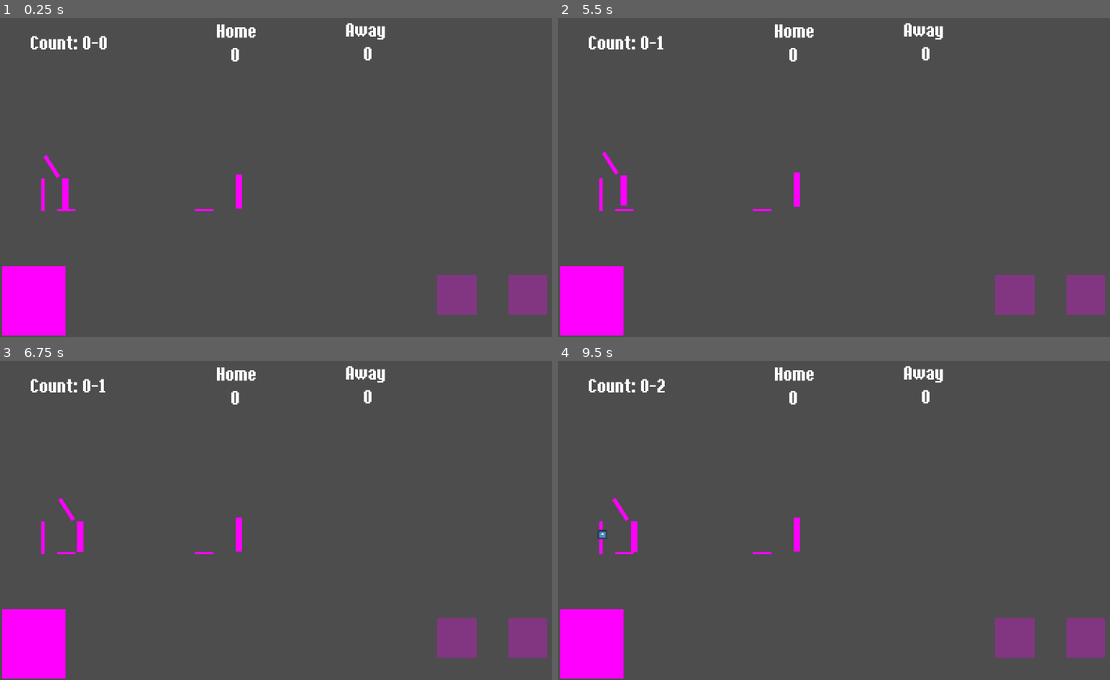
Above: before the commit, frames 1-4 (two rows, left to right).
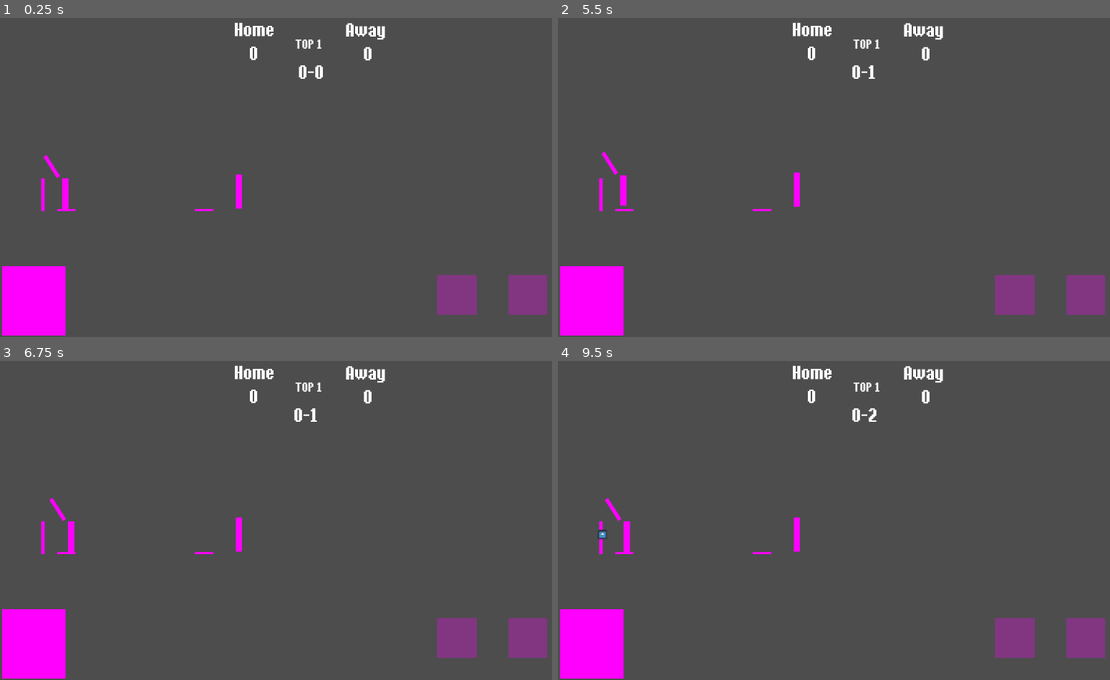
Above: after the commit, the same moments.

Repository: jam2448/580_IBL
Game: Godot game, scene res://Scenes/gameScene.tscn
Two runs of this game, one before a commit and one after it. Both use one fixed random seed, a clock stepped at 60 frames per second and the inputs below. The engine's default icon, where the game draws it, is replaced by a stand-in: a white triangle on a blue panel in a dark square.
Inputs:
- Up to frame 1 (0.25 s): no input
- Up to frame 2 (5.5 s): tap Enter at 0.5, 5 s; hold D (advanceRunners) 0.53-1.28 s; tap A (returnRunners) at 0.8, 1.35, 3.05, 5.3 s; tap Space (swing) at 1.55, 2, 2.1, 3.8, 4.35 s; hold D (advanceRunners) 2.03-2.78 s; tap D (advanceRunners) at 2.85, 4.55 s; hold A (returnRunners) 3.53-4.28 s; hold D (advanceRunners) from 5.03 s (still down)
- Up to frame 3 (6.75 s): release D (advanceRunners) at 5.78 s; tap A (returnRunners) at 5.85 s; tap Space (swing) at 6.05, 6.5, 6.6 s; hold D (advanceRunners) from 6.53 s (still down)
- Up to frame 4 (9.5 s): release D (advanceRunners) at 7.28 s; tap D (advanceRunners) at 7.35, 9.05 s; tap A (returnRunners) at 7.55 s; tap Enter at 8 s; hold A (returnRunners) 8.03-8.78 s; tap Space (swing) at 8.3, 8.85 s

The runs differ from the first frame. In frame 1, 0.8% of the frame differs, in the area x 5-59%, y 1-20%; in frame 2, 0.8%; in frame 3, 1.1%; in frame 4, 1.2%, in the area x 5-59%, y 1-60%.

Commit message:
Made some UI Changes and created most of the scoreboard. Stop the game when the ball is caught on the fly and added a Safe/Out Signifier

Diff:
--- a/indoorbaseballproj/Scenes/gameScene.tscn
+++ b/indoorbaseballproj/Scenes/gameScene.tscn
@@ -96,6 +96,15 @@
 [node name="second" parent="." instance=ExtResource("3_t7pfu")]
 position = Vector2(-20, -3)
 
+[node name="playLabel" type="Label" parent="."]
+offset_left = -33.0
+offset_top = -60.0
+offset_right = -4.0
+offset_bottom = -43.0
+theme_override_fonts/font = ExtResource("7_tdruc")
+theme_override_font_sizes/font_size = 16
+horizontal_alignment = 1
+
 [node name="Control" type="Control" parent="."]
 z_index = 2
 layout_mode = 3
@@ -109,19 +118,28 @@
 [node name="CanvasLayer" type="CanvasLayer" parent="."]
 
 [node name="CountLabel" type="Label" parent="CanvasLayer"]
-offset_left = 62.0
-offset_top = 32.0
-offset_right = 233.0
-offset_bottom = 83.0
+offset_left = 593.0
+offset_top = 91.0
+offset_right = 661.0
+offset_bottom = 138.0
 theme_override_fonts/font = ExtResource("7_tdruc")
 theme_override_font_sizes/font_size = 48
-text = "Count: 0-0"
+text = " 0-0"
+
+[node name="InningLabel" type="Label" parent="CanvasLayer"]
+offset_left = 595.0
+offset_top = 42.0
+offset_right = 659.0
+offset_bottom = 73.0
+theme_override_fonts/font = ExtResource("7_tdruc")
+theme_override_font_sizes/font_size = 32
+text = "TOP 1"
 
 [node name="HomeLabel" type="Label" parent="CanvasLayer"]
-offset_left = 437.0
-offset_top = 8.0
-offset_right = 518.0
-offset_bottom = 50.0
+offset_left = 473.0
+offset_top = 5.0
+offset_right = 554.0
+offset_bottom = 47.0
 theme_override_fonts/font = ExtResource("7_tdruc")
 theme_override_font_sizes/font_size = 48
 text = "Home"
@@ -146,10 +164,10 @@
 horizontal_alignment = 1
 
 [node name="HomeScore" type="Label" parent="CanvasLayer"]
-offset_left = 456.0
-offset_top = 56.0
-offset_right = 494.0
-offset_bottom = 98.0
+offset_left = 493.0
+offset_top = 53.0
+offset_right = 531.0
+offset_bottom = 95.0
 theme_override_fonts/font = ExtResource("7_tdruc")
 theme_override_font_sizes/font_size = 48
 text = "0"
--- a/indoorbaseballproj/Scripts/back_wall.gd
+++ b/indoorbaseballproj/Scripts/back_wall.gd
@@ -21,5 +21,5 @@
 		gameManager.strikes += 1
 
 	gameManager.count_label.text = ""
-	gameManager.count_label.text = "Count: " + str(gameManager.balls) + "-" + str(gameManager.strikes)
+	gameManager.count_label.text = str(gameManager.balls) + "-" + str(gameManager.strikes)
 	gameManager.reset()
--- a/indoorbaseballproj/Scripts/bases.gd
+++ b/indoorbaseballproj/Scripts/bases.gd
@@ -37,24 +37,27 @@
 	if body == batter:
 		batter.isSafe = false
 
+		gameManager.playLabel.text = " "
+
 
 
 func _on_safe_area_body_entered(_body: Node2D) -> void:
 
-	if _body == batter:
+	if _body == batter && _body.global_position.distance_to(batter.targetbase) < 10.0:
 		batter.isSafe = true
-		print("The batter is safe")
+		gameManager.playLabel.global_position.x = batter.targetbase.x
+		gameManager.playLabel.text = "Safe!"
 
 	if _body == pitcher && pitcher.isFielded == true:
 		await get_tree().process_frame  # wait one frame to let batter.isSafe update
 
 		if batter.isSafe == false:
 			print("The batter is out. resetting.....")
+			gameManager.playLabel.global_position.x = batter.targetbase.x
+			gameManager.playLabel.text = "Out!"
 			timer.start()
 		else:
-			print("The batter is safe with pitcher on base. resetting....")
+			gameManager.playLabel.text = ""
+			gameManager.playLabel.text = "Safe!"
+			print("Batter is safe")
 			timer.start()
-
-	if _body == pitcher && batter.isSafe == true && pitcher.isFielded == true:
-		print("the batter is safe with pitcher on base. resetting....")
-		timer.start()
--- a/indoorbaseballproj/Scripts/bat.gd
+++ b/indoorbaseballproj/Scripts/bat.gd
@@ -31,7 +31,7 @@
 		gameManager.balls = 0
 		gameManager.strikes = 0
 		gameManager.count_label.text = ""
-		gameManager.count_label.text = "Count: 0-0"
+		gameManager.count_label.text = "0-0"
 
 		# Wait a short moment before dropping the bat
 		await get_tree().create_timer(0.2).timeout
--- a/indoorbaseballproj/Scripts/game_manager.gd
+++ b/indoorbaseballproj/Scripts/game_manager.gd
@@ -17,6 +17,7 @@
 @onready var count_label := $"../CanvasLayer/CountLabel"
 @onready var away_score := $"../CanvasLayer/AwayScore"
 @onready var home_score := $"../CanvasLayer/HomeScore"
+@onready var playLabel := $"../playLabel"
 @onready var kZone := $"../strike Zone"
 @onready var camera = %Camera2D
 @onready var pitcher = $"../Pitcher"
@@ -67,15 +68,32 @@
 #Resets the entire play back to the starting state
 func reset():
 
-	#stop the pitcher from moving
+	playLabel.text = ""
+
+	#stop the pitcher and batter from moving
 	pitcher.velocity.x = 0
+	batter.velocity.x = 0
+
+	# stop batter movement
+	batter.velocity.x = 0
+	batter.advancing = false
+	batter.returning = false
+	Input.action_release("advanceRunners")
+	Input.action_release("returnRunners")
+
+
+	#reset Controls
+	advance_button.action = ""
+	return_button.action = ""
+	swing_button.action = "swing"
+
 
 	#if a K or walk occurs, reset the count
 	if strikes == 3 || balls == 4:
 		balls = 0
 		strikes = 0
 		count_label.text = ""
-		count_label.text = "Count: 0-0"
+		count_label.text = "0-0"
 
 	#remove the current ball in the scene if it is still there
 	if gameball:
@@ -106,10 +124,7 @@
 	batter.targetbase = batter.SECOND_BASE
 	batter.currentBase = batter.HOME
 
-	#reset Controls
-	advance_button.action = ""
-	return_button.action = ""
-	swing_button.action = "swing"
+
 
 	#restart the pitcher timer to throw the ball, reset timer & camera,
 	pitcher.restartTimer()
--- a/indoorbaseballproj/Scripts/pitcher_ai.gd
+++ b/indoorbaseballproj/Scripts/pitcher_ai.gd
@@ -7,6 +7,7 @@
 @onready var bat = get_node("../batter/hands/bat")
 @onready var batter = get_node("../batter")
 @onready var gameManager = get_node("%GameManager")
+@onready var GMTimer = get_node("../GameManager/Timer")
 @onready var floor = get_node("../floor")
 
 var currentBall: RigidBody2D = null
@@ -70,12 +71,16 @@
 	#if it bounces the ai will run to the base
 	if isFielded:
 		if floor.hasBounced == false:
+			gameManager.playLabel.global_position.x = global_position.x
+			gameManager.playLabel.text = "Out!"
 			velocity.x = 0
+			await get_tree().create_timer(1).timeout
 			gameManager.reset()
 
-		elif batter.global_position.distance_to(batter.targetbase) >= 3:
+		elif batter.global_position.distance_to(batter.targetbase) >= 15:
 			direction = (batter.targetbase - global_position).normalized()
 			velocity.x = direction.x * speed
+
 
 	#if the pitcher ia supposed to be chasing the ball, then chase it
 	if(isChasing):
--- a/indoorbaseballproj/strike_zone.gd
+++ b/indoorbaseballproj/strike_zone.gd
@@ -29,7 +29,7 @@
 
 		isStrike = true
 		gameManager.strikes += 1
-		gameManager.count_label.text = "Count: " + str(gameManager.balls) + "-" + str(gameManager.strikes)
+		gameManager.count_label.text = str(gameManager.balls) + "-" + str(gameManager.strikes)
 		isHit = true
 	else:
 		print("Collision was not with a ball (type: " + str(_body.get_class()) + ")")
Not shown, changed: indoorbaseballproj/export_presets.cfg
